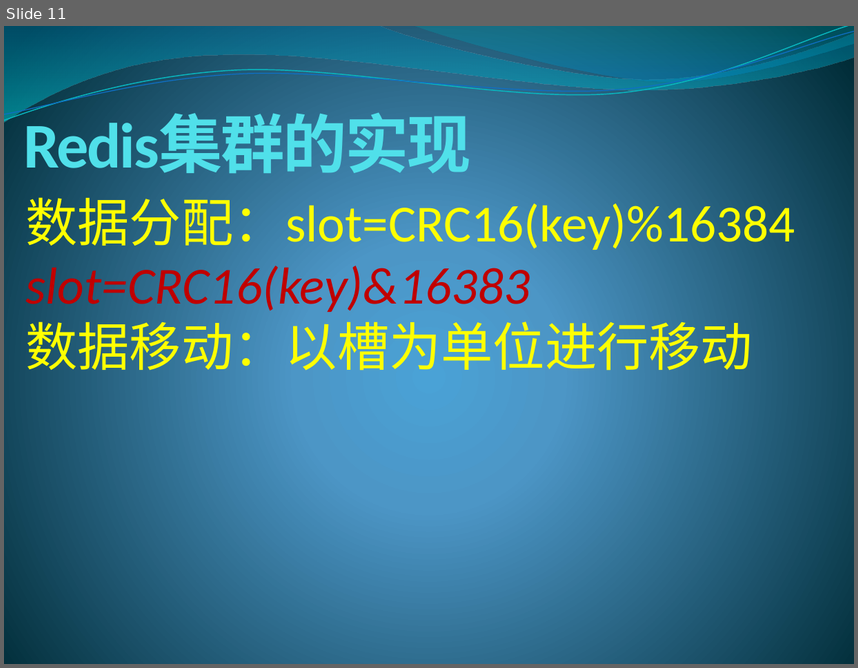
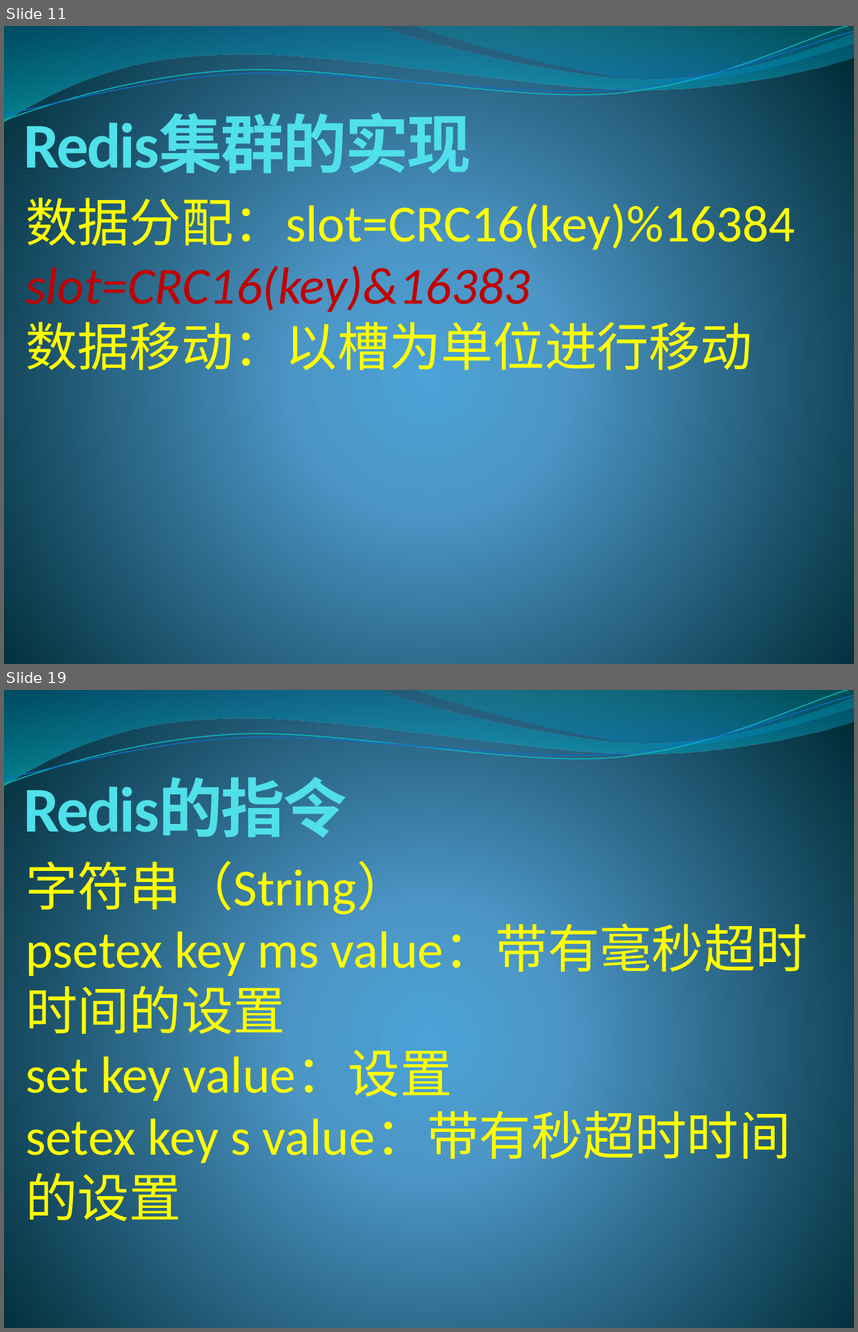
Before and after one commit to lixinjie1985/redis, a slide deck: docs/redis-01.pptx. Shown one above the other, each under a label of ours: slide 11 before the commit, slides 11 and 19 after it; the slides between them are not shown. The pictures are 858x668 and 858x1332 pixels, drawn with LibreOffice and Linux fonts; fonts in the diff are those of the drawing. Boxes give left, top, right and bottom in pixels: in the first picture for what was removed or moved away, otherwise in the second. Text is boxed around its words. In the diff, an @@ line names an element or a change of style, - is before the commit and + after.

```diff
--- a/docs/redis-01.pptx
+++ b/docs/redis-01.pptx
@@ slide 19 added at [4, 690, 854, 1328], background gradient #4AA0D6 to #4C98C7 to #002C38; not listed: 4 template elements that a slide beside it also shows @@
@@ title added at [24, 778, 347, 847], 54 pt, text #51E0EA, bold @@
+Redis的指令
@@ text added at [25, 852, 808, 1221], 44 pt, text #FFFF00 @@
+字符串（String）
+psetex key ms value：带有毫秒超时时间的设置
+set key value：设置
+setex key s value：带有秒超时时间的设置
```
Also in this commit, not shown: 8 other slides added.
